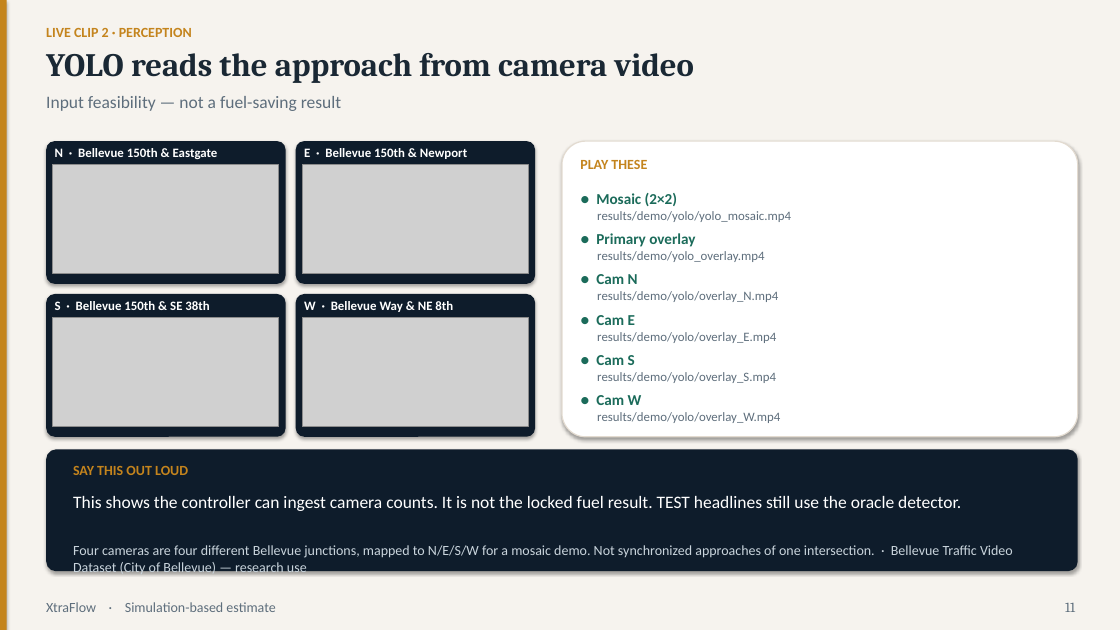
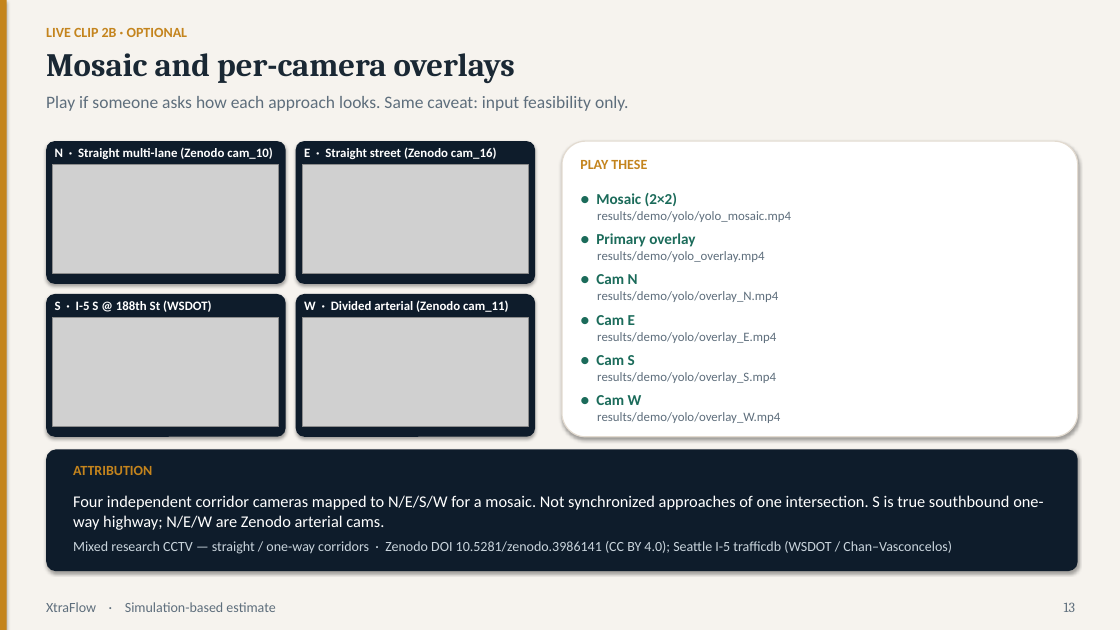
Before and after one commit to couder-04/XtraFlow, a slide deck: slide 13 of results/deck.pptx (slide 11 before the commit). Drawn at 1120x630 pixels with LibreOffice and Linux fonts; fonts in the diff are those of the drawing; grey boxes stand for pictures. Boxes give left, top, right and bottom in pixels: in the first picture for what was removed or moved away, otherwise in the second. Text is boxed around its words. In the diff, an @@ line names an element or a change of style, - is before the commit and + after.

Commit message:
Refresh the deck for the YOLO story demo and talk flow.

```diff
--- a/results/deck.pptx
+++ b/results/deck.pptx
@@ text at <box>46,28,188,37</box>: text changed @@
-LIVE CLIP 2 · PERCEPTION
+LIVE CLIP 2B · OPTIONAL
@@ text at <box>46,53,515,83</box>: text changed @@
-YOLO reads the approach from camera video
+Mosaic and per-camera overlays
@@ text at <box>46,96,629,111</box>: text changed @@
-Input feasibility — not a fuel-saving result
+Play if someone asks how each approach looks. Same caveat: input feasibility only.
@@ text at <box>55,147,273,159</box>: text changed @@
-N · Bellevue 150th & Eastgate
+N · Straight multi-lane (Zenodo cam_10)
@@ text at <box>304,147,497,159</box>: text changed @@
-E · Bellevue 150th & Newport
+E · Straight street (Zenodo cam_16)
@@ text at <box>55,300,212,312</box>: text changed @@
-S · Bellevue 150th & SE 38th
+S · I-5 S @ 188th St (WSDOT)
@@ text at <box>304,300,509,312</box>: text changed @@
-W · Bellevue Way & NE 8th
+W · Divided arterial (Zenodo cam_11)
@@ text at <box>73,466,152,475</box>: text changed @@
-SAY THIS OUT LOUD
+ATTRIBUTION
@@ text at <box>73,495,1043,530</box>: text changed; size 15 to 14 pt @@
-This shows the controller can ingest camera counts. It is not the locked fuel result. TEST headlines still use the oracle detector.
+Four independent corridor cameras mapped to N/E/S/W for a mosaic. Not synchronized approaches of one intersection. S is true southbound one-way highway; N/E/W are Zenodo arterial cams.
@@ text at <box>73,541,952,554</box>: text changed @@
-Four cameras are four different Bellevue junctions, mapped to N/E/S/W for a mosaic demo. Not synchronized approaches of one intersection. · Bellevue Traffic Video Dataset (City of Bellevue) — research use
+Mixed research CCTV — straight / one-way corridors · Zenodo DOI 10.5281/zenodo.3986141 (CC BY 4.0); Seattle I-5 trafficdb (WSDOT / Chan–Vasconcelos)
@@ text at <box>1064,602,1075,612</box>: text changed @@
-11
+13
```
Also in this commit, not shown: 15 other slides changed, 2 slides added, 1 other file.
